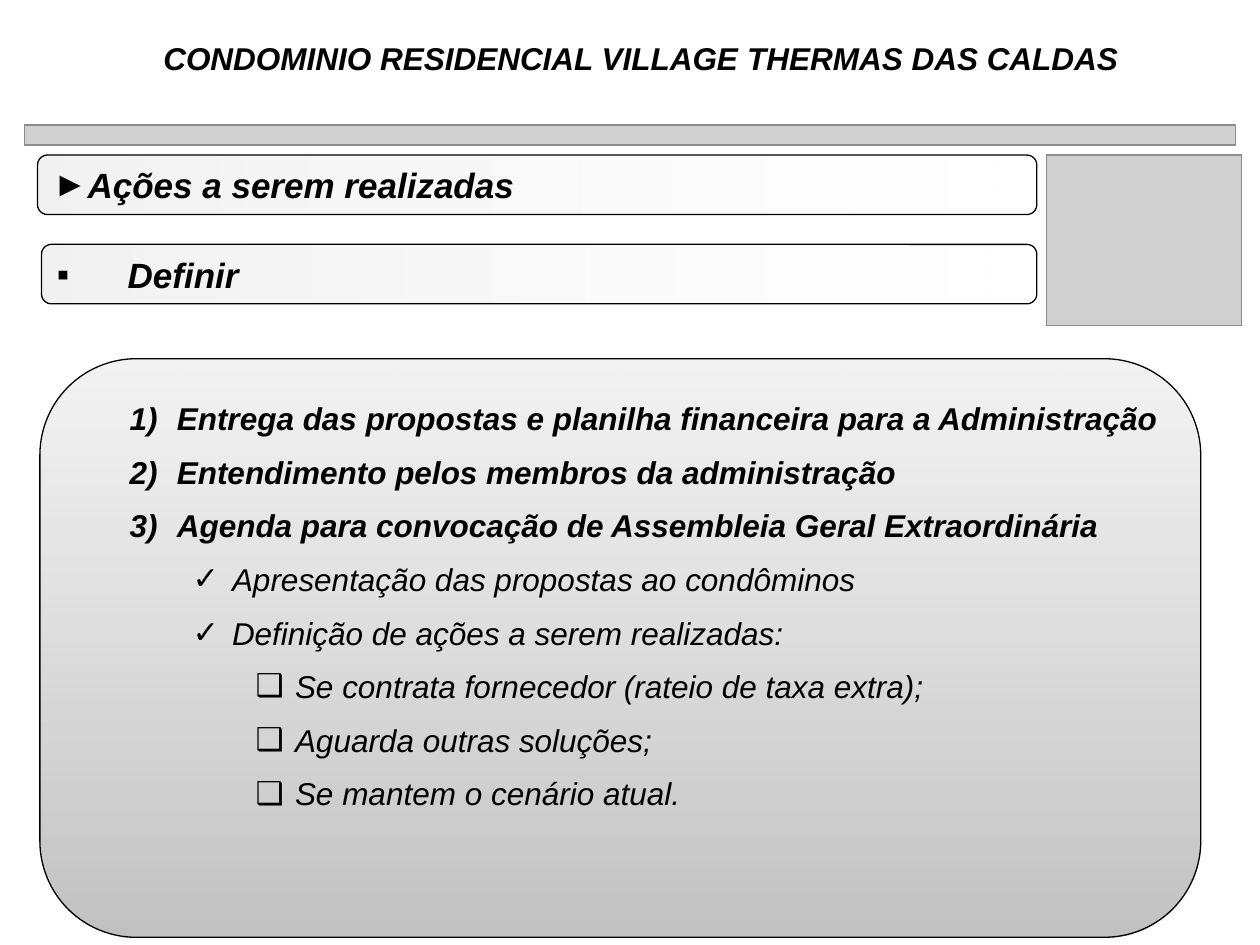
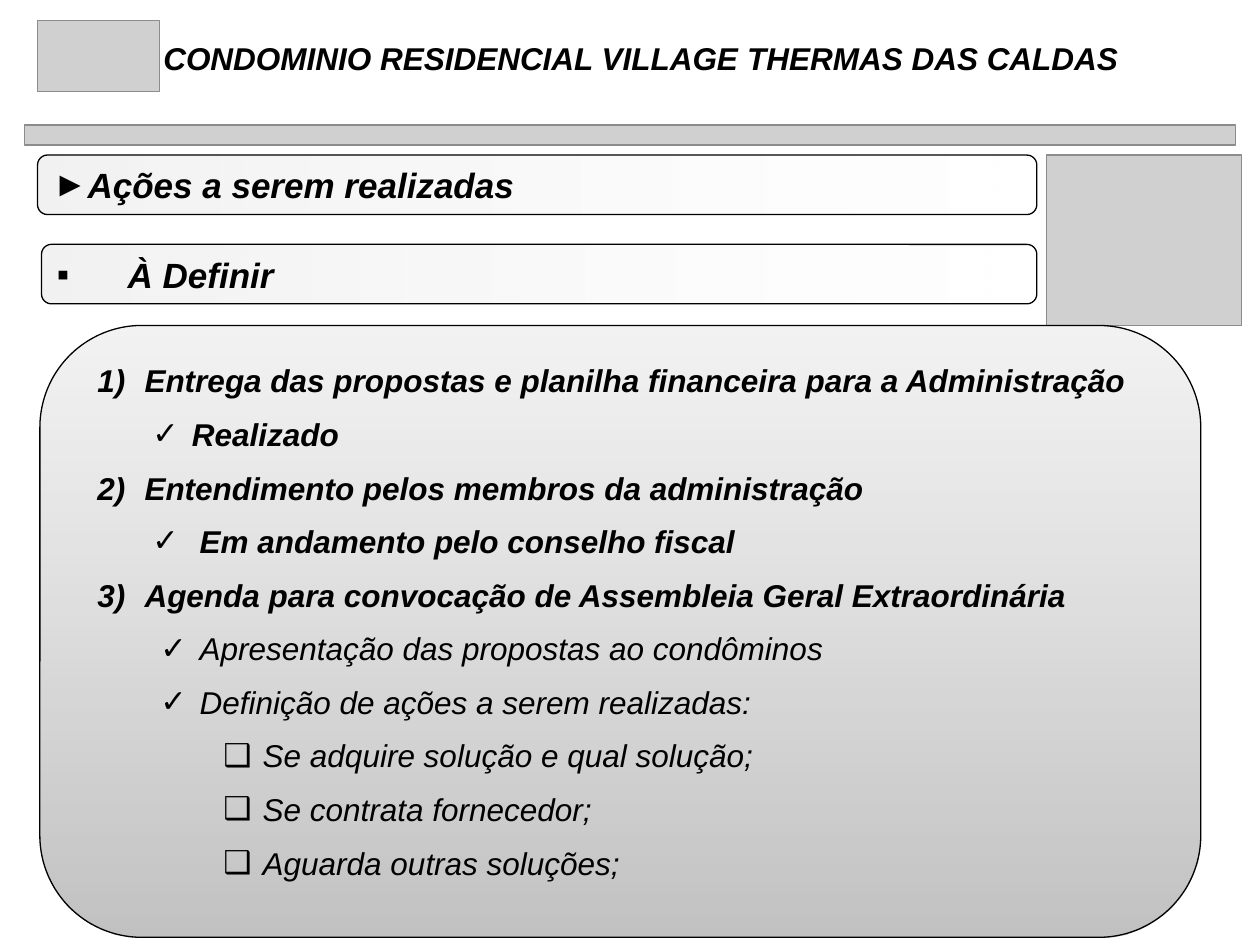
Before and after one commit to rwlc71/Village, a slide deck: slide 21 of Manutenção Village/FossaSepticas.pptx (slide 20 before the commit). Drawn at 1260x945 pixels with LibreOffice and Linux fonts; fonts in the diff are those of the drawing; grey boxes stand for pictures. Boxes give left, top, right and bottom in pixels: in the first picture for what was removed or moved away, otherwise in the second. Text is boxed around its words. In the diff, an @@ line names an element or a change of style, - is before the commit and + after.

Commit message:
Atualizações

```diff
--- a/Manutenção Village/FossaSepticas.pptx
+++ b/Manutenção Village/FossaSepticas.pptx
@@ picture added at box(38, 21, 160, 92) @@
@@ text in rounded rectangle at box(128, 259, 274, 289): text changed @@
-▪ Definir
+▪ À Definir
@@ rounded rectangle: place and size @@
-rounded rectangle at box(40, 359, 1201, 937)
+rounded rectangle at box(40, 325, 1201, 937)
@@ text "Entrega das propostas e planilha ...": place and size @@
-text "Entrega das propostas e planilha ..." at box(177, 407, 1157, 806)
+text "Entrega das propostas e planilha ..." at box(145, 369, 1125, 881)
@@ text at box(192, 423, 339, 447): paragraph added @@
+    ✓ Realizado
@@ text at box(200, 530, 734, 559): paragraph added @@
+    ✓ Em andamento pelo conselho fiscal
@@ text at box(263, 744, 753, 825): text changed @@
-      ❑ Se contrata fornecedor (rateio de taxa extra);
+      ❑ Se adquire solução e qual solução;
+      ❑ Se contrata fornecedor;
@@ text at box(295, 782, 680, 806): paragraph removed @@
-      ❑ Se mantem o cenário atual.
```
Also in this commit, not shown: 19 other slides changed, 1 slide added, 10 other files.
